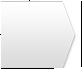
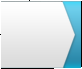
Layer changes from the first 82 × 69 image to the second:
hid group "EDIT" (1 layers) over (1, 1, 79, 68)
painted on "Layer 3" over (2, 1, 79, 68)
removed layer "Layer 2" from group "EDIT" over (2, 1, 42, 68)
removed layer "Layer 1" from group "EDIT" over (42, 1, 79, 68)
showed "Default" (2nd of 2, in "Kory V2"), painted on it over (1, 1, 81, 68)
